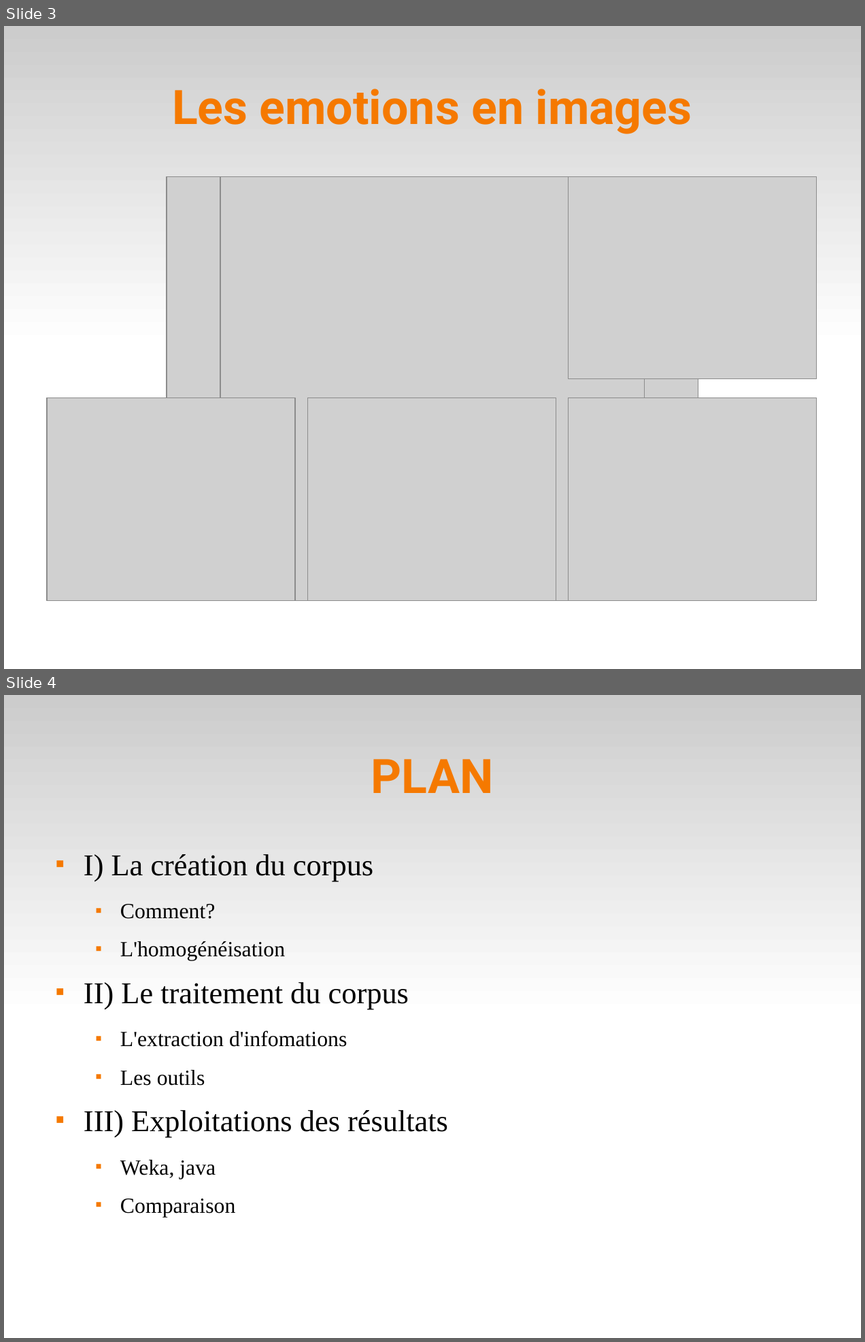
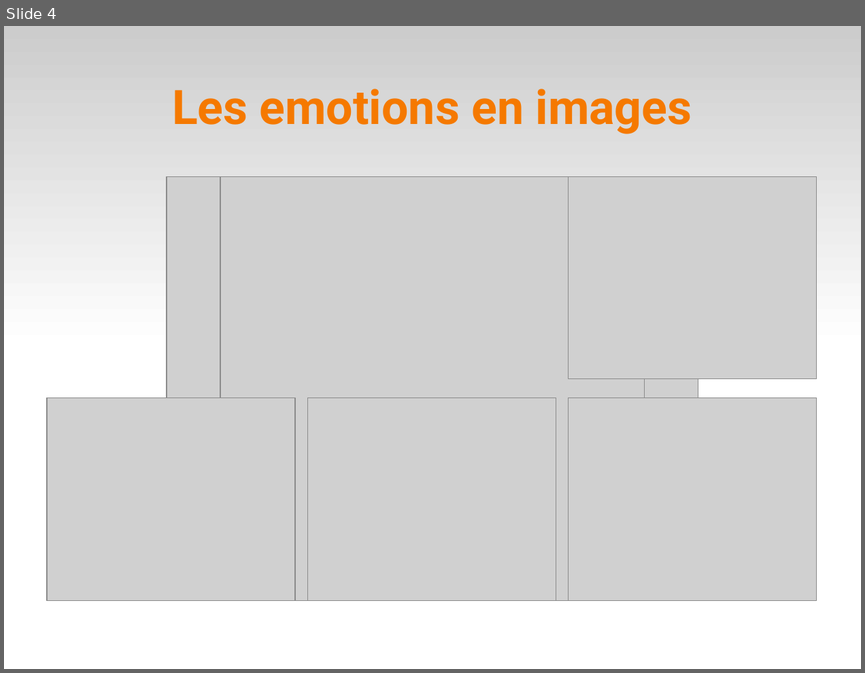
Before and after one commit to sairamnivedita/emotion-detection, a slide deck: doc/pres.odp. Shown one above the other, each under a label of ours: slides 3 and 4 before the commit, slide 4 after it. The pictures are 865x1342 and 865x673 pixels, drawn with LibreOffice and Linux fonts; fonts in the diff are those of the drawing; grey boxes stand for pictures. Boxes give left, top, right and bottom in pixels: in the first picture for what was removed or moved away, otherwise in the second. Text is boxed around its words. In the diff, an @@ line names an element or a change of style, - is before the commit and + after.

```diff
--- a/doc/pres.odp
+++ b/doc/pres.odp
@@ slide 4 removed at box(4, 695, 861, 1338), background #FFFFFF; not listed: 1 template element that a slide beside it also shows @@
@@ title removed at box(371, 759, 494, 793) @@
-PLAN
@@ text removed at box(84, 854, 448, 1217) @@
-■ I) La création du corpus
-  ■ Comment?
-  ■ L'homogénéisation
-■ II) Le traitement du corpus
-  ■ L'extraction d'infomations
-  ■ Les outils
-■ III) Exploitations des résultats
-  ■ Weka, java
-  ■ Comparaison
@@ what was slide 3 is now slide 4 @@
```
Also in this commit, not shown: 8 slides changed, 6 slides added, 2 other slides removed, 1 other file.
